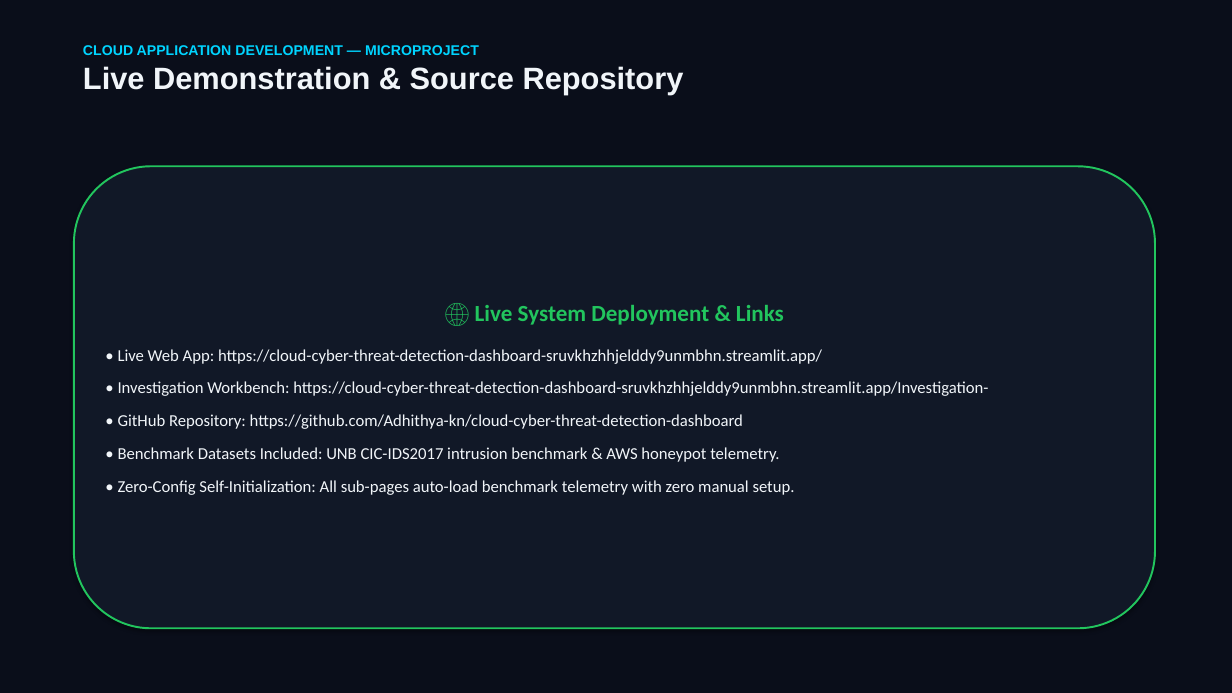
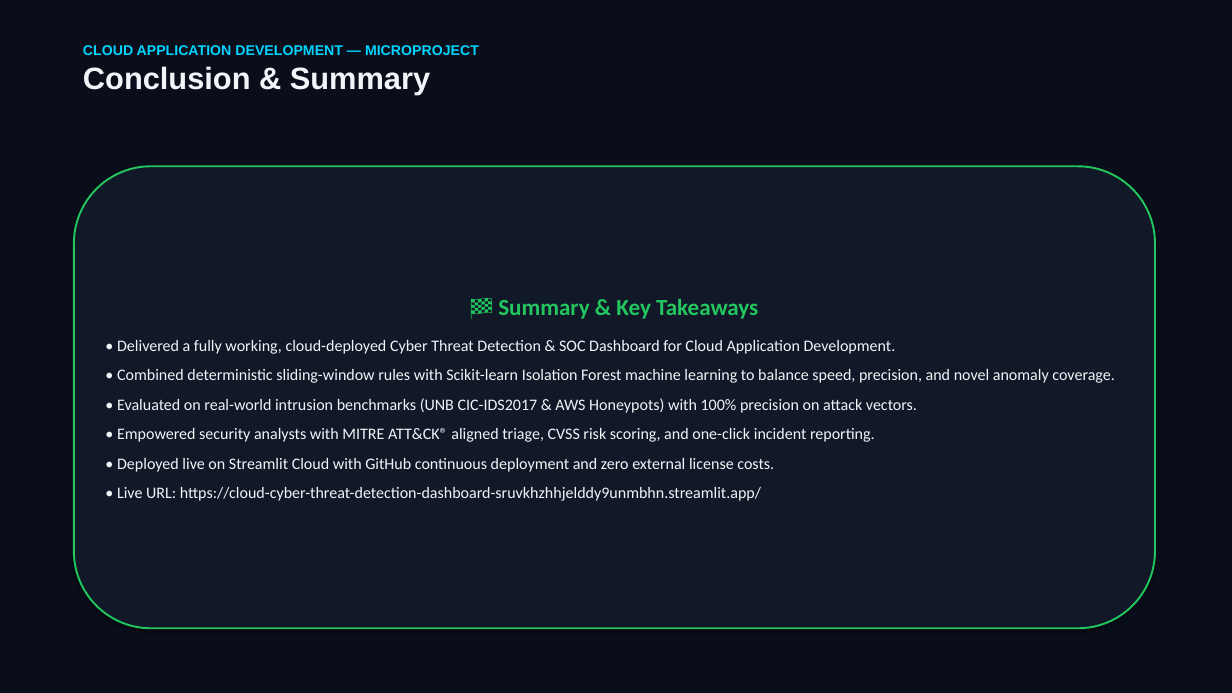
Before and after one commit to Adhithya-kn/cloud-cyber-threat-detection-dashboard, a slide deck: slide 12 of CYBERSHIELD_MICROPROJECT_PRESENTATION.pptx (slide 9 before the commit). Drawn at 1232x693 pixels with LibreOffice and Linux fonts; fonts in the diff are those of the drawing. Boxes give left, top, right and bottom in pixels: in the first picture for what was removed or moved away, otherwise in the second. Text is boxed around its words. In the diff, an @@ line names an element or a change of style, - is before the commit and + after.

```diff
--- a/CYBERSHIELD_MICROPROJECT_PRESENTATION.pptx
+++ b/CYBERSHIELD_MICROPROJECT_PRESENTATION.pptx
@@ text at [83,66,430,94]: text changed @@
-Live Demonstration & Source Repository
+Conclusion & Summary
@@ text in rounded rectangle at [117,299,1114,501]: text changed; size 13 to 12.5 pt @@
-🌐 Live System Deployment & Links
-• Live Web App: https://cloud-cyber-threat-detection-dashboard-sruvkhzhhjelddy9unmbhn.streamlit.app/
-• Investigation Workbench: https://cloud-cyber-threat-detection-dashboard-sruvkhzhhjelddy9unmbhn.streamlit.app/Investigation-
-• GitHub Repository: https://github.com/Adhithya-kn/cloud-cyber-threat-detection-dashboard
-• Benchmark Datasets Included: UNB CIC-IDS2017 intrusion benchmark & AWS honeypot telemetry.
-• Zero-Config Self-Initialization: All sub-pages auto-load benchmark telemetry with zero manual setup.
+🏁 Summary & Key Takeaways
+• Delivered a fully working, cloud-deployed Cyber Threat Detection & SOC Dashboard for Cloud Application Development.
+• Combined deterministic sliding-window rules with Scikit-learn Isolation Forest machine learning to balance speed, precision, and novel anomaly coverage.
+• Evaluated on real-world intrusion benchmarks (UNB CIC-IDS2017 & AWS Honeypots) with 100% precision on attack vectors.
+• Empowered security analysts with MITRE ATT&CK® aligned triage, CVSS risk scoring, and one-click incident reporting.
+• Deployed live on Streamlit Cloud with GitHub continuous deployment and zero external license costs.
+• Live URL: https://cloud-cyber-threat-detection-dashboard-sruvkhzhhjelddy9unmbhn.streamlit.app/
```
Also in this commit, not shown: 5 other slides changed, 6 slides added, 4 slides removed, 1 other file.
